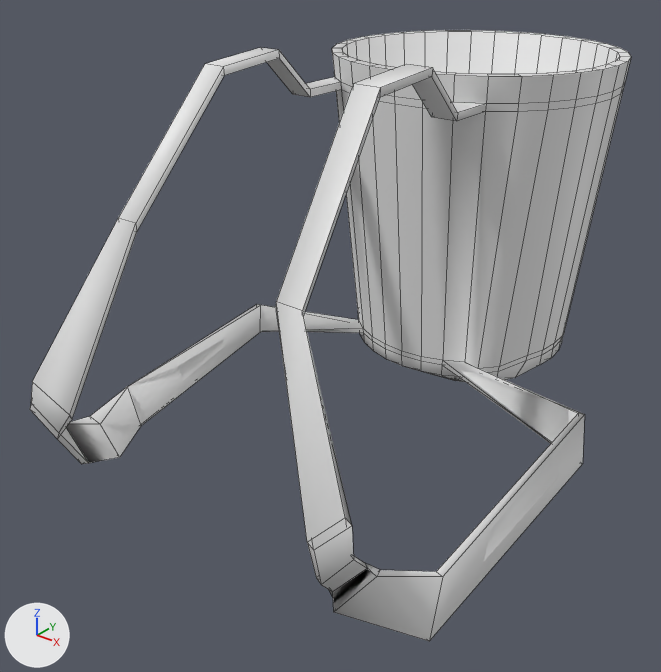
The COLLADA model DemoObjectDetection/DemoObjectDetection/Art.scnassets/character/tui (1).dae: old version first, new version second.
One viewpoint serves both versions: a camera (50 mm lens) standing at (0.206, -0.238, 0.165) and looking at (-0.01, 0.032, -0.002). Arrows for +X, +Y and +Z are at lower left; the lights stay in place. Mesh edges are drawn as thin lines.
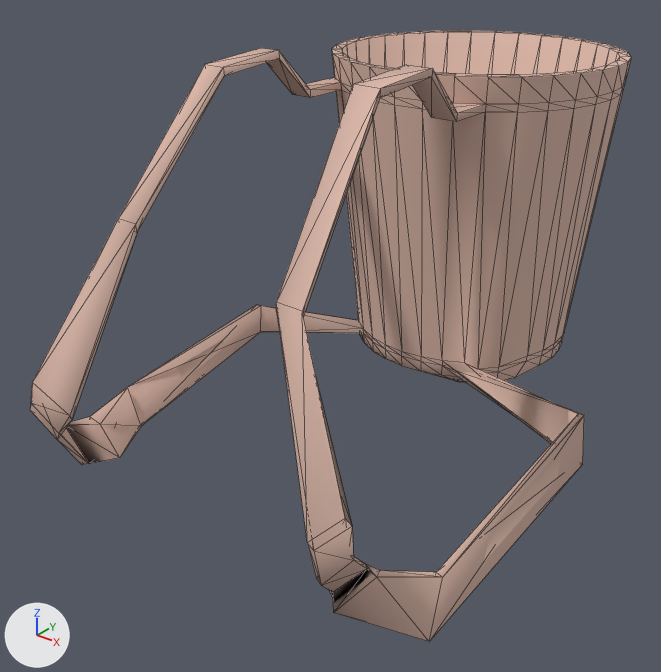
Location of each change, (x1, y1, x2, y2) in pixels of the pictures (661 x 672 px):
'Cylinder', reshaped, moved: before (30, 30, 631, 641); after (30, 31, 631, 641)
part 1 of me_cylinder, recoloured: before (425, 372, 465, 382); after (424, 372, 466, 383)

Patch to the scene script:
```diff
--- a/DemoObjectDetection/DemoObjectDetection/Art.scnassets/character/tui (1).dae.py
+++ b/DemoObjectDetection/DemoObjectDetection/Art.scnassets/character/tui (1).dae.py
@@ mat_material @@
+mat_material = principled_material('material')
+mat_material.base_color = (0.71, 0.478, 0.398)  # beige #dbb8a9
+mat_material.roughness = 0.9
@@ me_cylinder @@
 # used by ob_cylinder; location = (0.0001, 0.1207, 0.0409)
-me_cylinder.from_pydata(...)  # 337 vertices, 341 faces; spans x -0.098..0.098, y -0.19..0.063, z -0.103..0.071
+me_cylinder.from_pydata(...)  # 337 vertices, 678 faces; spans x -0.098..0.098, y -0.19..0.063, z -0.103..0.071
+# me_cylinder part 1: 32 faces spanning x -0.049..0.049, y -0.049..0.049, z -0.099..-0.07 switch from no material to mat_material (beige #dbb8a9)
@@ ob_cylinder @@
 ob_cylinder = bpy.data.objects.new('Cylinder', me_cylinder)
-ob_cylinder.location = (0.0001, 0.1207, 0.0409)
+ob_cylinder.location = (0.0001, 0.1207, 0.0407)
```
